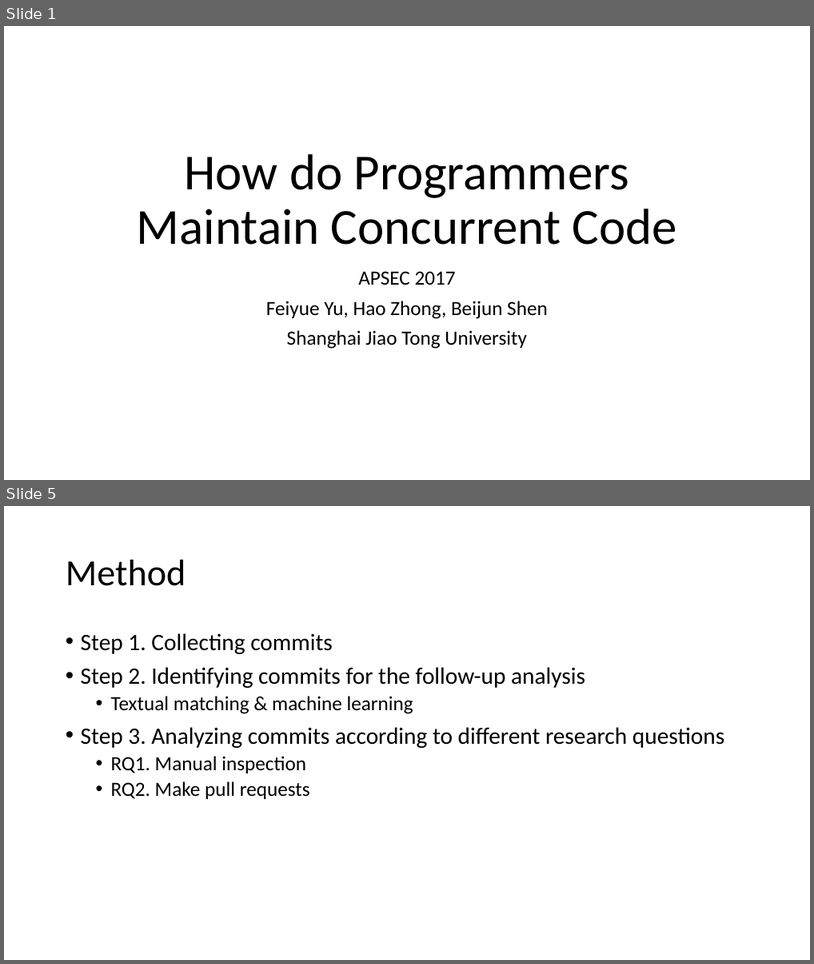
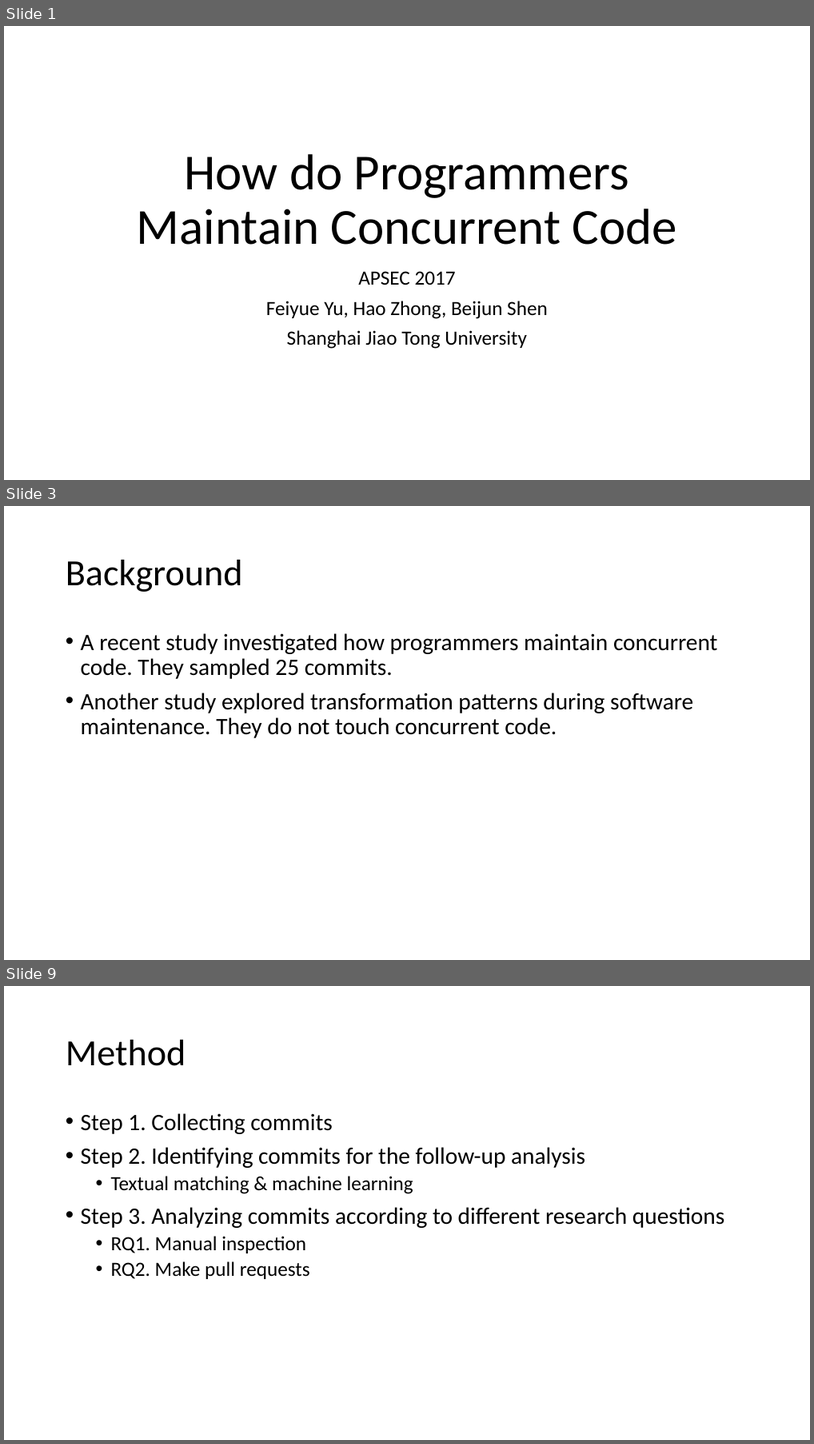
Before and after one commit to qwordy/Research, a slide deck: ppt/How do Programmers Maintain Concurrent Code.pptx. Shown one above the other, each under a label of ours: slides 1 and 5 before the commit, slides 1, 3 and 9 after it; the slides between them are not shown. The pictures are 814x964 and 814x1444 pixels, drawn with LibreOffice and Linux fonts; fonts in the diff are those of the drawing. Boxes give left, top, right and bottom in pixels: in the first picture for what was removed or moved away, otherwise in the second. Text is boxed around its words. In the diff, an @@ line names an element or a change of style, - is before the commit and + after.

```diff
--- a/ppt/How do Programmers Maintain Concurrent Code.pptx
+++ b/ppt/How do Programmers Maintain Concurrent Code.pptx
@@ slide 3 added at [4, 506, 810, 960], background #FFFFFF @@
@@ title added at [66, 560, 243, 592], 44 pt, text #000000 @@
+Background
@@ text added at [81, 633, 718, 738], 28 pt, text #000000 @@
+• A recent study investigated how programmers maintain concurrent code. They sampled 25 commits.
+• Another study explored transformation patterns during software maintenance. They do not touch concurrent code.
@@ what was slide 5 is now slide 9 @@
```
Also in this commit, not shown: 3 slides changed, 8 other slides added.
